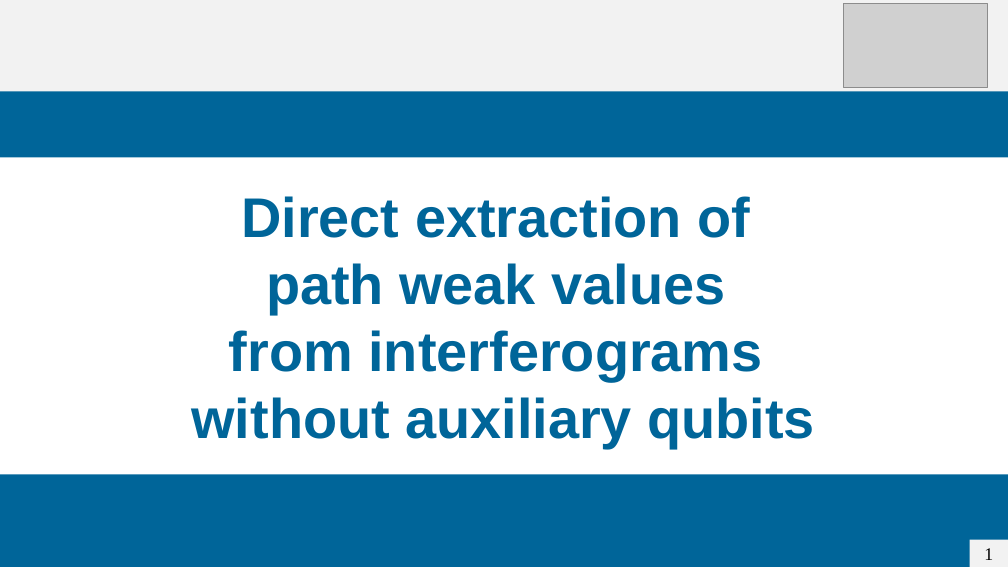
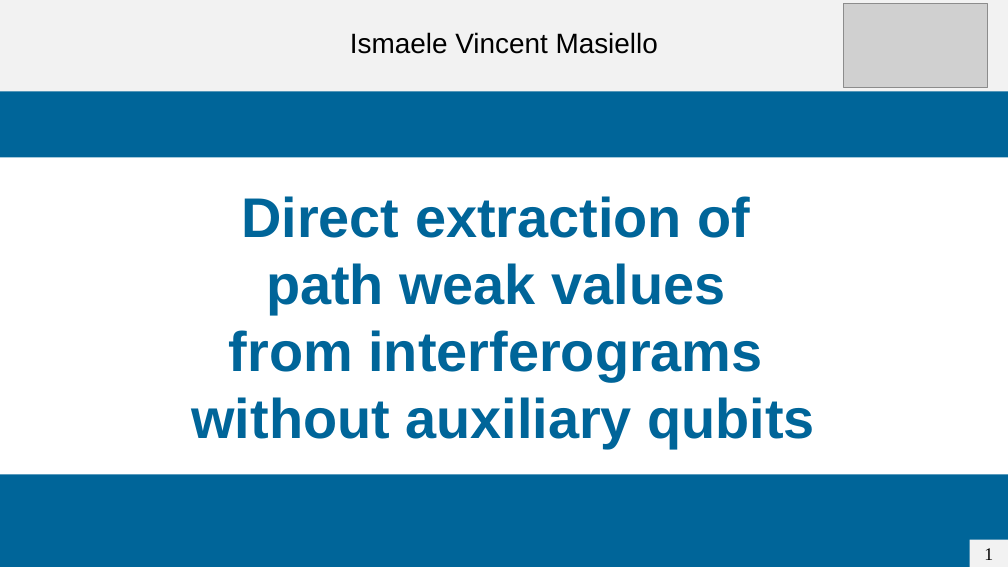
Before and after one commit to Ismaele-vincent/PhD, a slide deck: slide 1 of 2024/Conference abstract/Conference FOMO/Presentation FOMO 2024 ver3.odp. Drawn at 1008x567 pixels with LibreOffice and Linux fonts; fonts in the diff are those of the drawing; grey boxes stand for pictures; background and template pictures are left out. Boxes give left, top, right and bottom in pixels: in the first picture for what was removed or moved away, otherwise in the second. Text is boxed around its words. In the diff, an @@ line names an element or a change of style, - is before the commit and + after.

```diff
--- a/2024/Conference abstract/Conference FOMO/Presentation FOMO 2024 ver3.odp
+++ b/2024/Conference abstract/Conference FOMO/Presentation FOMO 2024 ver3.odp
@@ text added at (350, 32, 658, 54), 22 pt, text #000000 @@
+Ismaele Vincent Masiello
```
Also in this commit, not shown: 21 other slides changed, 44 slides added, 3 slides removed, 7 other files.
